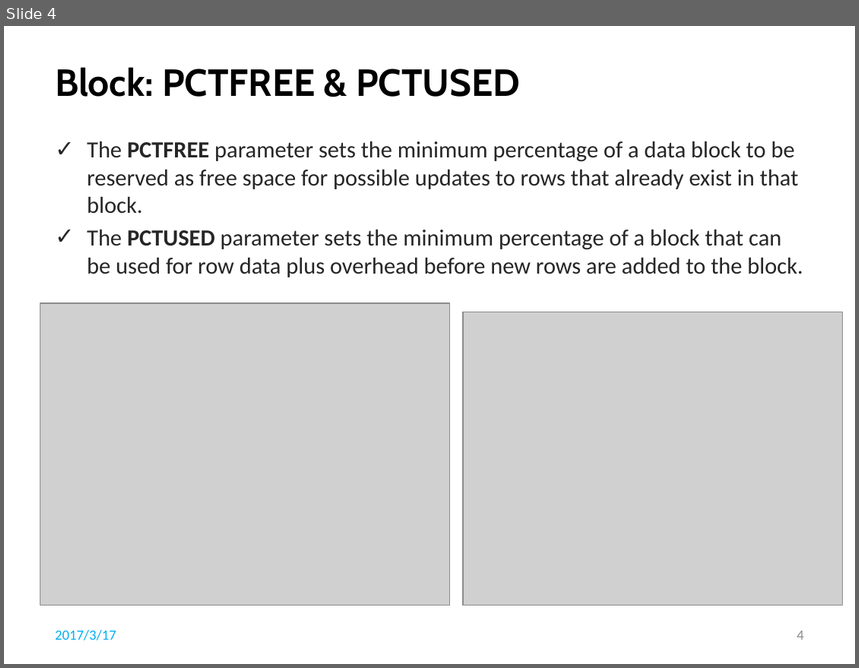
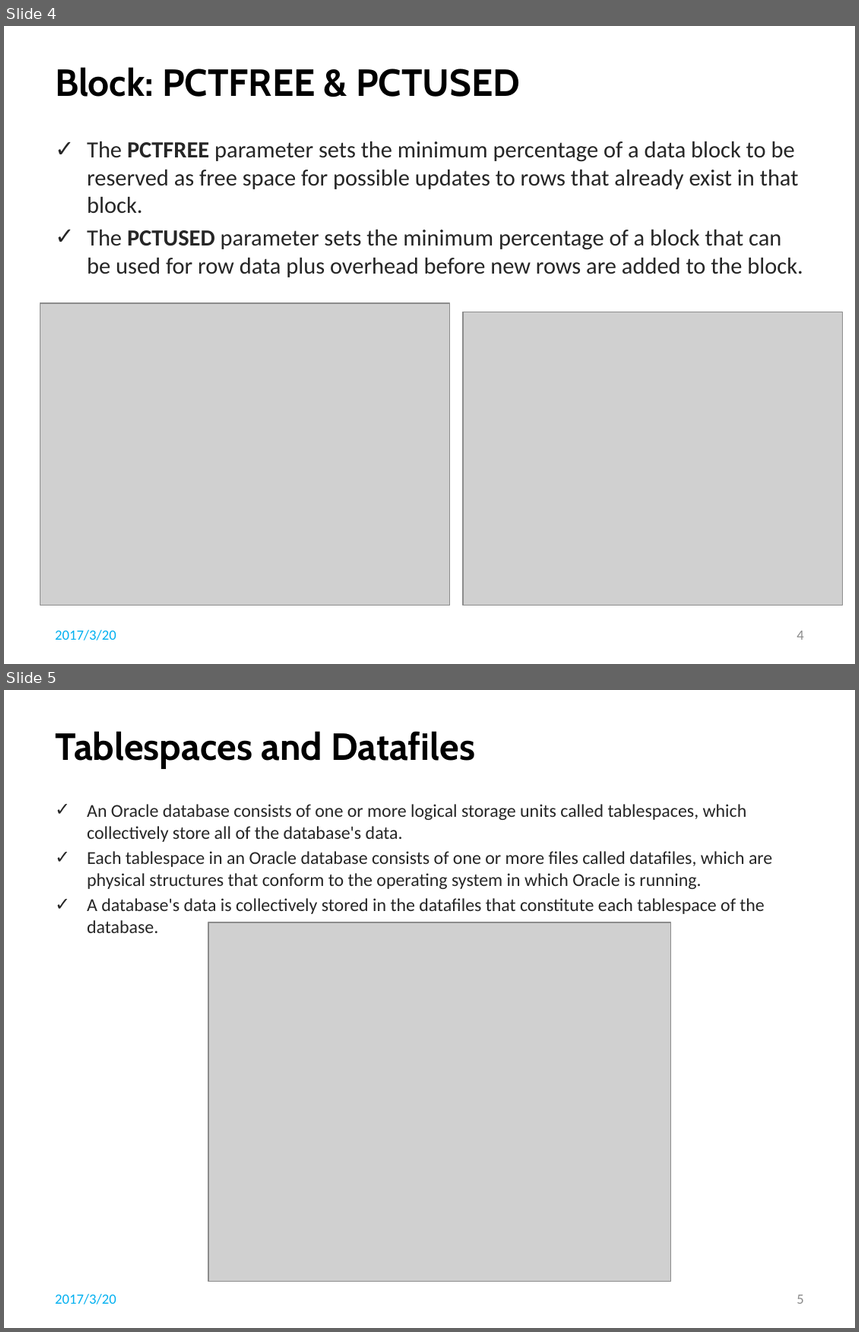
Before and after one commit to li-shengli/selfstudy, a slide deck: PPT/DB.pptx. Shown one above the other, each under a label of ours: slide 4 before the commit, slides 4 and 5 after it. The pictures are 859x668 and 859x1332 pixels, drawn with LibreOffice and Linux fonts; fonts in the diff are those of the drawing; grey boxes stand for pictures; background and template pictures are left out. Boxes give left, top, right and bottom in pixels: in the first picture for what was removed or moved away, otherwise in the second. Text is boxed around its words. In the diff, an @@ line names an element or a change of style, - is before the commit and + after.

Commit message:
Update PPT for DB

```diff
--- a/PPT/DB.pptx
+++ b/PPT/DB.pptx
@@ slide 5 added at (x1=4, y1=690, x2=855, y2=1328), background picture (left out) @@
@@ title added at (x1=55, y1=731, x2=475, y2=768), 32 pt, text #000000, bold @@
+Tablespaces and Datafiles
@@ text added at (x1=87, y1=804, x2=772, y2=933), 15.4 pt, text #262626 @@
+✓ An Oracle database consists of one or more logical storage units called tablespaces, which collectively store all of the database's data.
+✓ Each tablespace in an Oracle database consists of one or more files called datafiles, which are physical structures that conform to the operating system in which Oracle is running.
+✓ A database's data is collectively stored in the datafiles that constitute each tablespace of the database.
@@ picture added at (x1=208, y1=923, x2=671, y2=1281) @@
@@ text added at (x1=55, y1=1294, x2=116, y2=1305), 12 pt, text #00B0F0 @@
+2017/3/20
@@ page number added at (x1=797, y1=1295, x2=804, y2=1304), 12 pt, text #8C8C8C @@
+5
@@ slide 4 changed as well @@
@@ text at (x1=55, y1=630, x2=116, y2=641): text changed @@
-2017/3/17
+2017/3/20
```
Also in this commit, not shown: 3 other slides changed, 1 other file.
